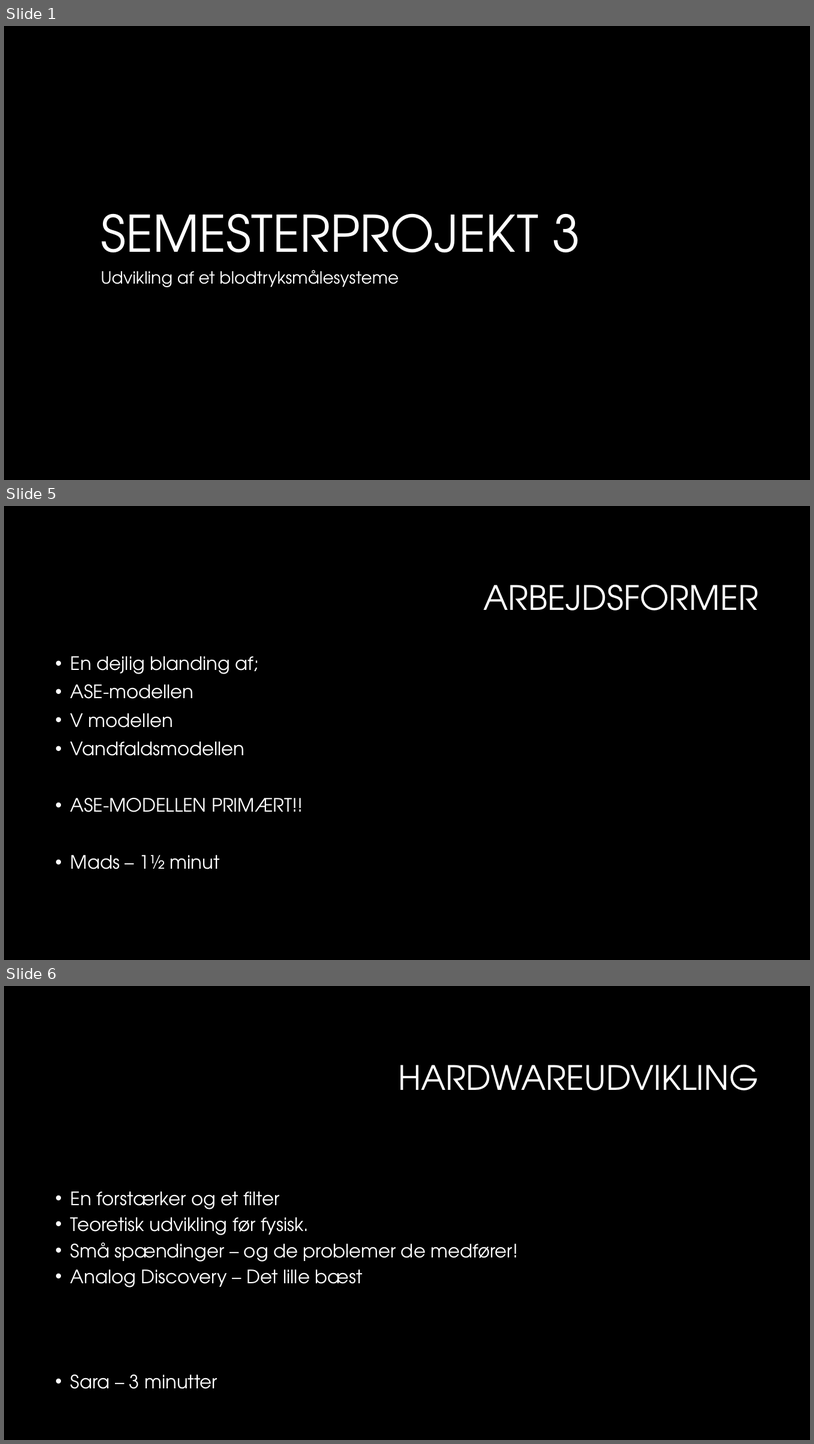
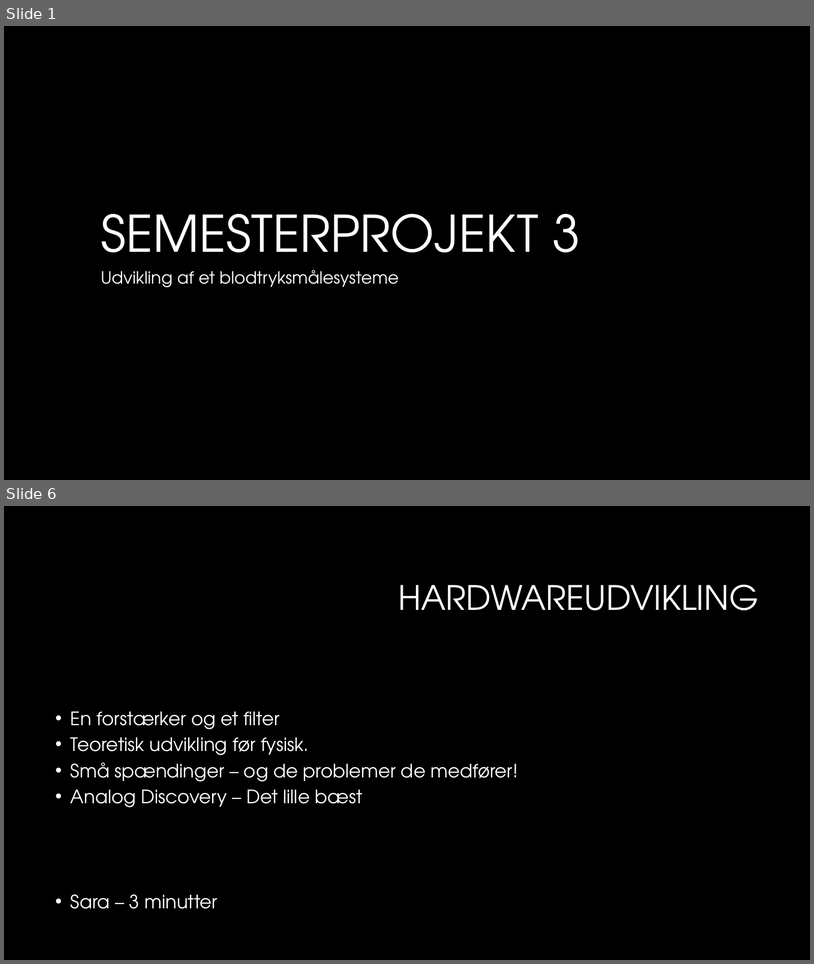
Before and after one commit to sarakirkeby/Semester-Projekt-3, a slide deck: Bifiler til projekt/Semesterprojekt 3.pptx. Shown one above the other, each under a label of ours: slides 1, 5 and 6 before the commit, slides 1 and 6 after it; the slides between them are not shown. The pictures are 814x1444 and 814x964 pixels, drawn with LibreOffice and Linux fonts; fonts in the diff are those of the drawing; background and template pictures are left out. Boxes give left, top, right and bottom in pixels: in the first picture for what was removed or moved away, otherwise in the second. Text is boxed around its words. In the diff, an @@ line names an element or a change of style, - is before the commit and + after.

Commit message:
mads

```diff
--- a/Bifiler til projekt/Semesterprojekt 3.pptx
+++ b/Bifiler til projekt/Semesterprojekt 3.pptx
@@ slide 5 removed at [4, 506, 810, 960], background #000000 @@
@@ title removed at [483, 585, 759, 610] @@
-ARBEJDSFORMER
@@ text removed at [71, 656, 303, 869] @@
-• En dejlig blanding af;
-• ASE-modellen
-• V modellen
-• Vandfaldsmodellen
-• ASE-MODELLEN PRIMÆRT!!
-• Mads – 1½ minut
```
Also in this commit, not shown: 1 slide changed, 3 slides added, 2 other slides removed.
